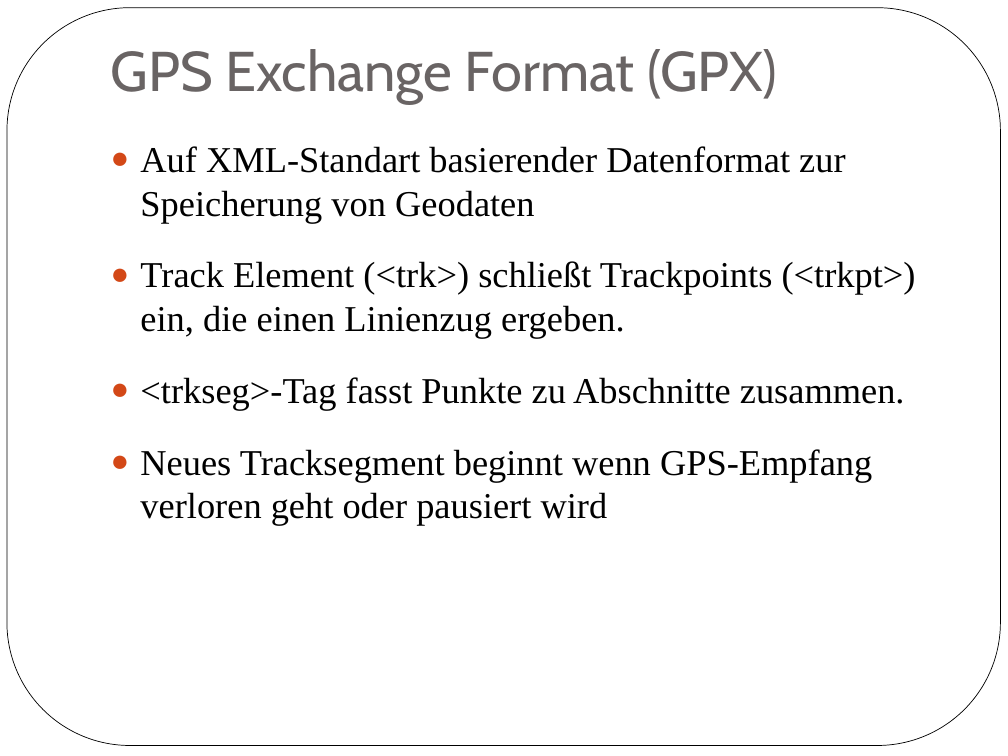
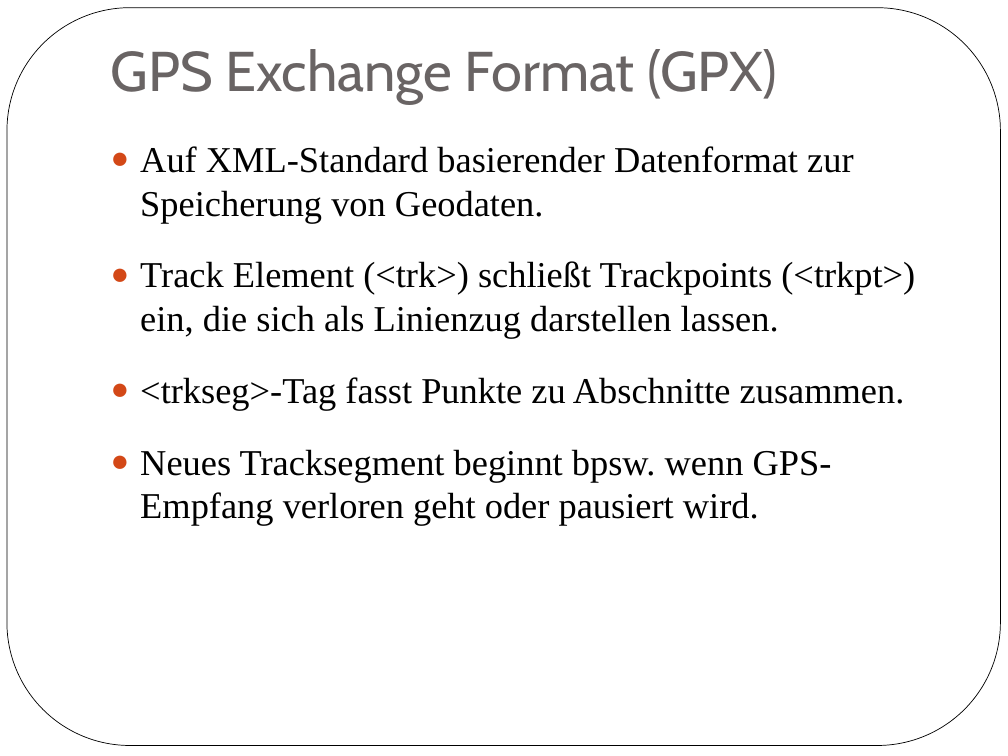
Before and after one commit to vanScoota/GPXtoSVG, a slide deck: slide 3 of Präsentation/Zwischenpräsentation.ppt. Drawn at 1008x756 pixels with LibreOffice and Linux fonts; fonts in the diff are those of the drawing. Boxes give left, top, right and bottom in pixels: in the first picture for what was removed or moved away, otherwise in the second. Text is boxed around its words. In the diff, an @@ line names an element or a change of style, - is before the commit and + after.

```diff
--- a/Präsentation/Zwischenpräsentation.ppt
+++ b/Präsentation/Zwischenpräsentation.ppt
@@ text at (140,146,915,338): text changed @@
-● Auf XML-Standart basierender Datenformat zur Speicherung von Geodaten
-● Track Element (<trk>) schließt Trackpoints (<trkpt>) ein, die einen Linienzug ergeben.
+● Auf XML-Standard basierender Datenformat zur Speicherung von Geodaten.
+● Track Element (<trk>) schließt Trackpoints (<trkpt>) ein, die sich als Linienzug darstellen lassen.
@@ text at (140,377,905,410): indent changed @@
@@ text at (140,449,832,525): text changed @@
-● Neues Tracksegment beginnt wenn GPS-Empfang verloren geht oder pausiert wird
+● Neues Tracksegment beginnt bpsw. wenn GPS-Empfang verloren geht oder pausiert wird.
```
Also in this commit, not shown: 6 other slides changed, 6 slides added, 5 slides removed, 7 other files.
